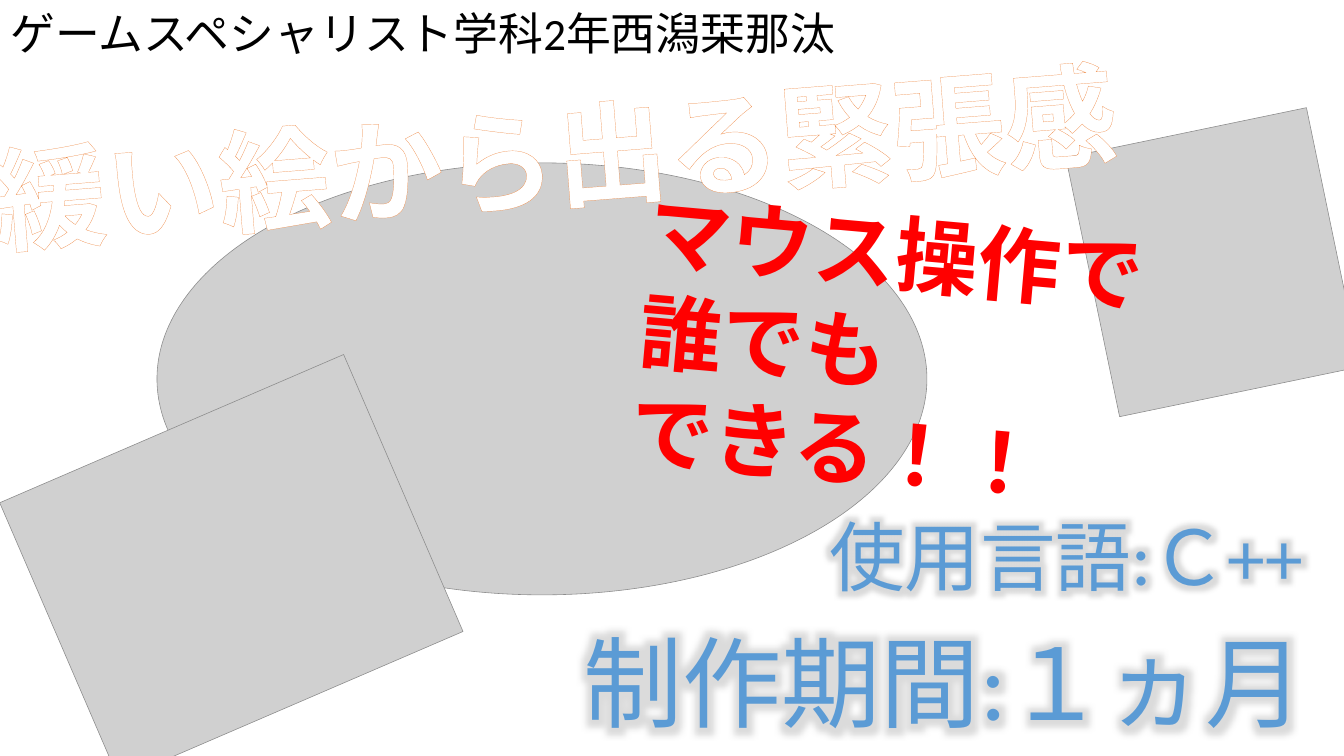
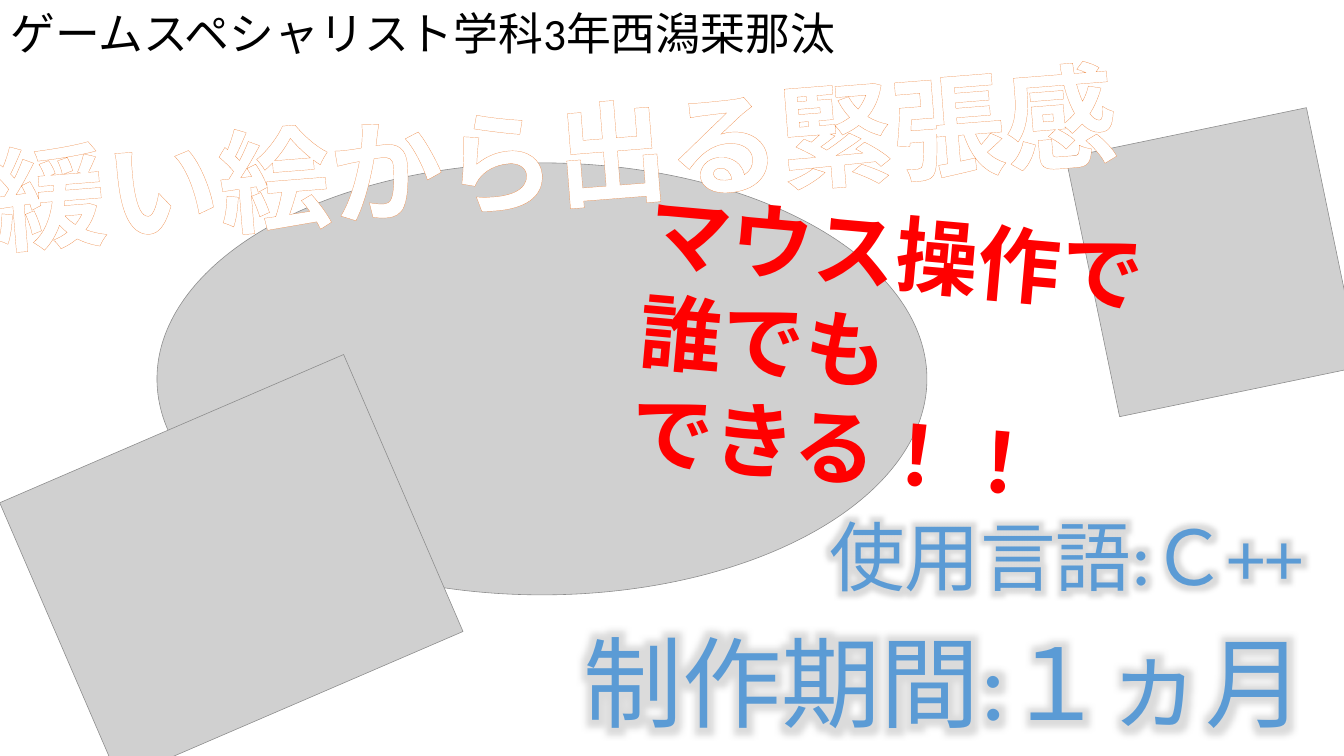
Before and after one commit to KangarooPaw/works_submission, a slide deck: slide 1 of 03_アピールポイント/シューティングゲームアピール.pptx. Drawn at 1344x756 pixels with LibreOffice and Linux fonts; fonts in the diff are those of the drawing; grey boxes stand for pictures. Boxes give left, top, right and bottom in pixels: in the first picture for what was removed or moved away, otherwise in the second. Text is boxed around its words. In the diff, an @@ line names an element or a change of style, - is before the commit and + after.

```diff
--- a/03_アピールポイント/シューティングゲームアピール.pptx
+++ b/03_アピールポイント/シューティングゲームアピール.pptx
@@ text at [10,12,834,54]: text changed @@
-ゲームスペシャリスト学科2年西潟栞那汰
+ゲームスペシャリスト学科3年西潟栞那汰
```
Also in this commit, not shown: 1 other file.
